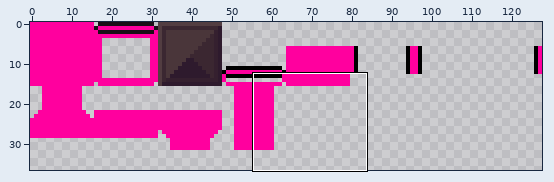
Pixel-art file: assets/art/tileset/collision.aseprite. The picture above shows the old version from afar; the outline marks the close-up.
Close-up. Old version:
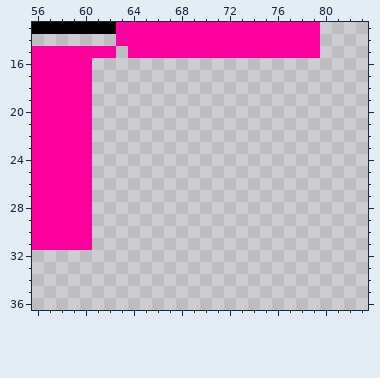
128x128 pixels, 1 frame. Colours within 5 levels of each other are drawn and written as one. Shown: x 56..83, y 13..36. The wide view leaves out empty margins.
The result:
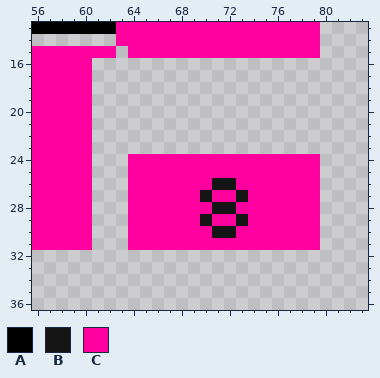
Palette (. is transparent): A #000000  B #151515  C #ff009e
Change:
{"y":24,"x":64,"old":"................","new":"CCCCCCCCCCCCCCCC"}
{"y":25,"x":64,"old":"................","new":"CCCCCCCCCCCCCCCC"}
{"y":26,"x":64,"old":"................","new":"CCCCCCCBBCCCCCCC"}
{"y":27,"x":64,"old":"................","new":"CCCCCCBCCBCCCCCC"}
{"y":28,"x":64,"old":"................","new":"CCCCCCCBBCCCCCCC"}
{"y":29,"x":64,"old":"................","new":"CCCCCCBCCBCCCCCC"}
{"y":30,"x":64,"old":"................","new":"CCCCCCCBBCCCCCCC"}
{"y":31,"x":64,"old":"................","new":"CCCCCCCCCCCCCCCC"}
{"label":"added","picture_box":[128,154,320,250]}
